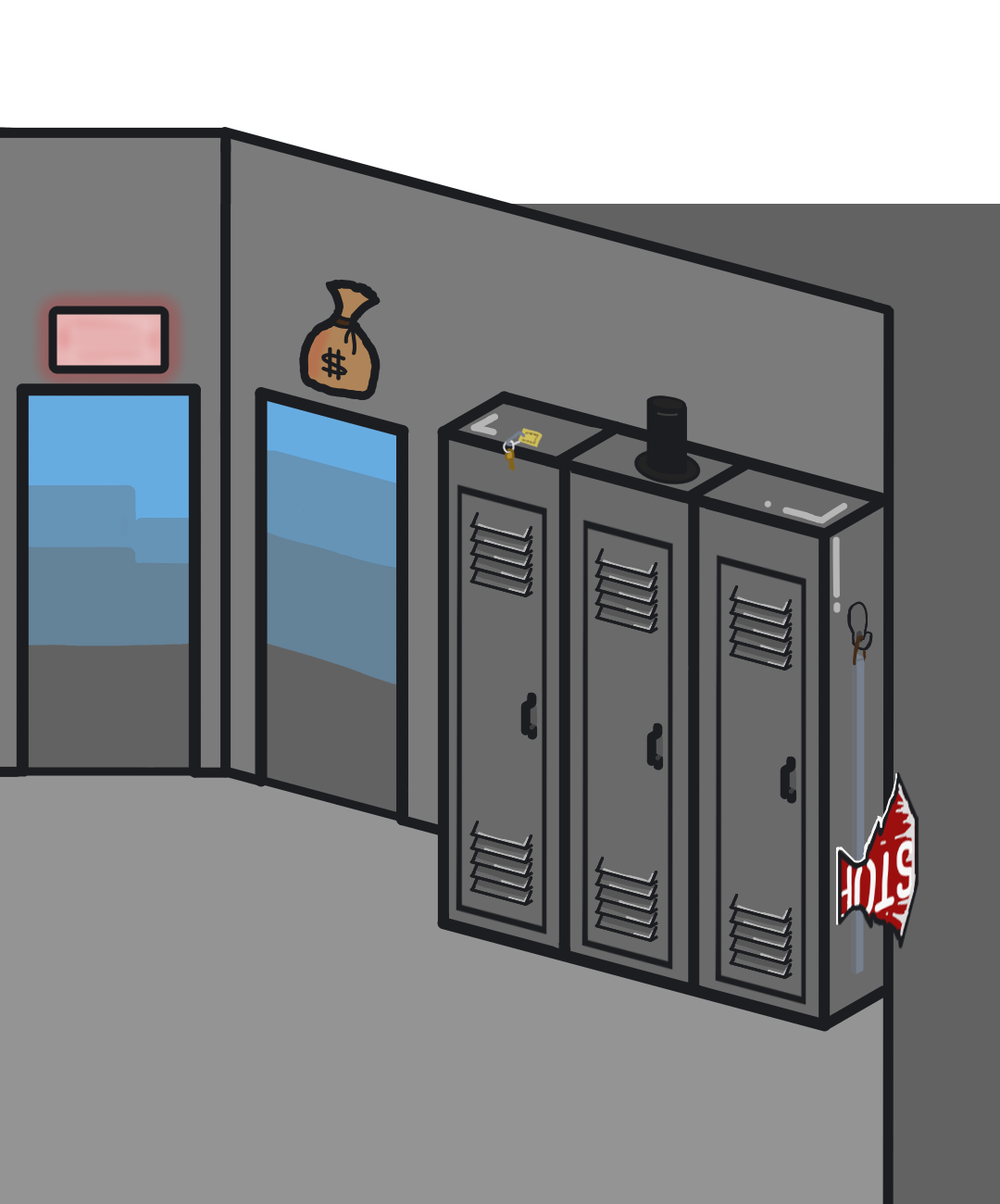
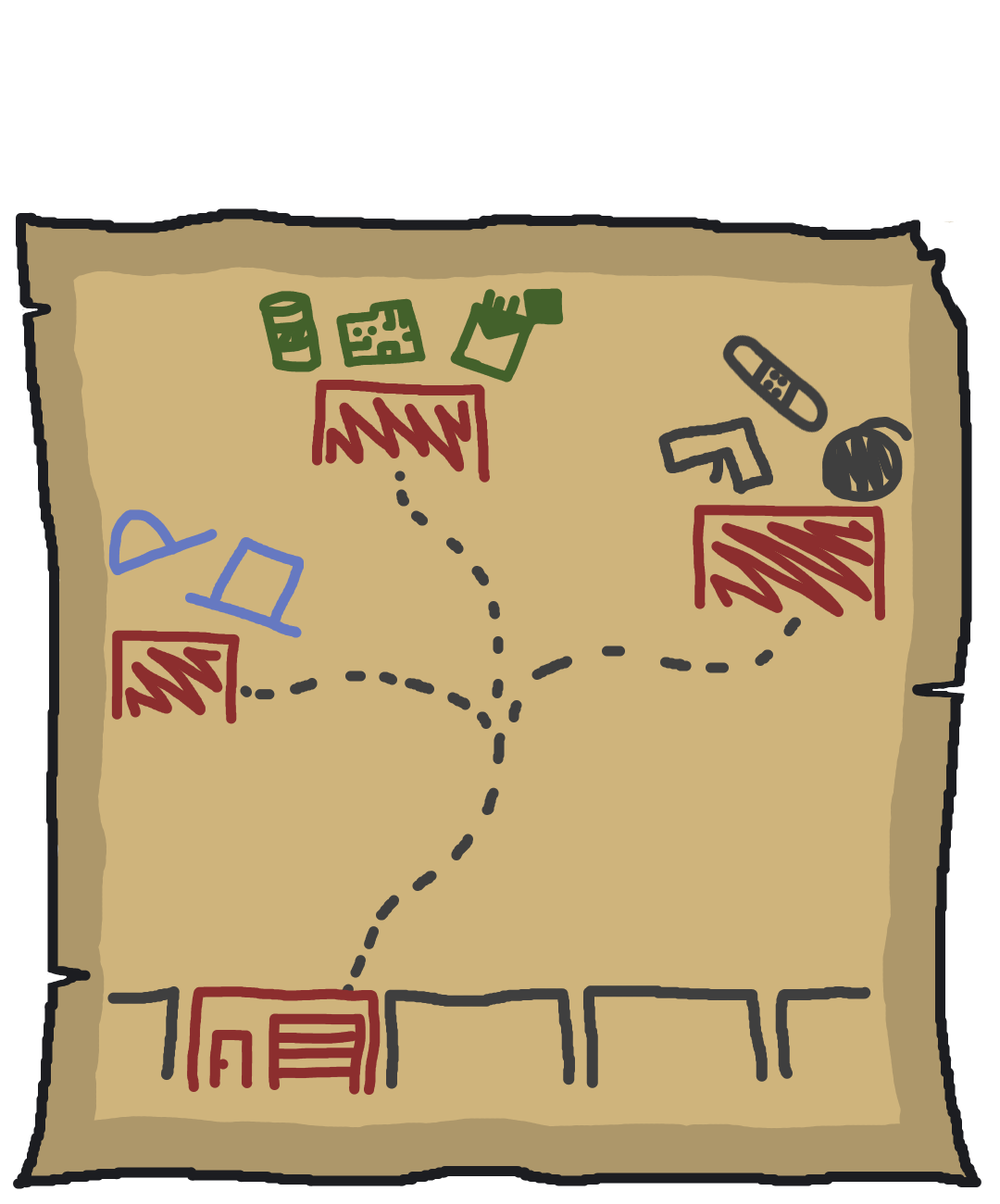
Before/after of a 1000 × 1204 layered artwork. What changed in the layer stack:
added layer "Paint Layer 10" above "Paint Layer 11" over [59, 237, 949, 1126]
added layer "Paint Layer 11" above "MapLines" over [118, 414, 830, 1126]
added layer "MapLines" above "Paint Layer 9" over [0, 177, 1000, 1204]
added layer "Paint Layer 9" above "Paint Layer 7" over [948, 237, 1000, 297]
added layer "Paint Layer 7" above "Paint Layer 8" over [0, 177, 1000, 1186]
added layer "Paint Layer 8" above "MerchantWindow" over [59, 237, 949, 1186]
moved "Background" (1st of 2, in "UnitBackground") into group "UnitBackground", painted on it over [0, 203, 1000, 1204]
moved "Paint Layer 1" into group "UnitBackground", painted on it over [0, 126, 534, 263]
moved "Paint Layer 2" into group "UnitBackground", painted on it over [0, 126, 534, 315]
